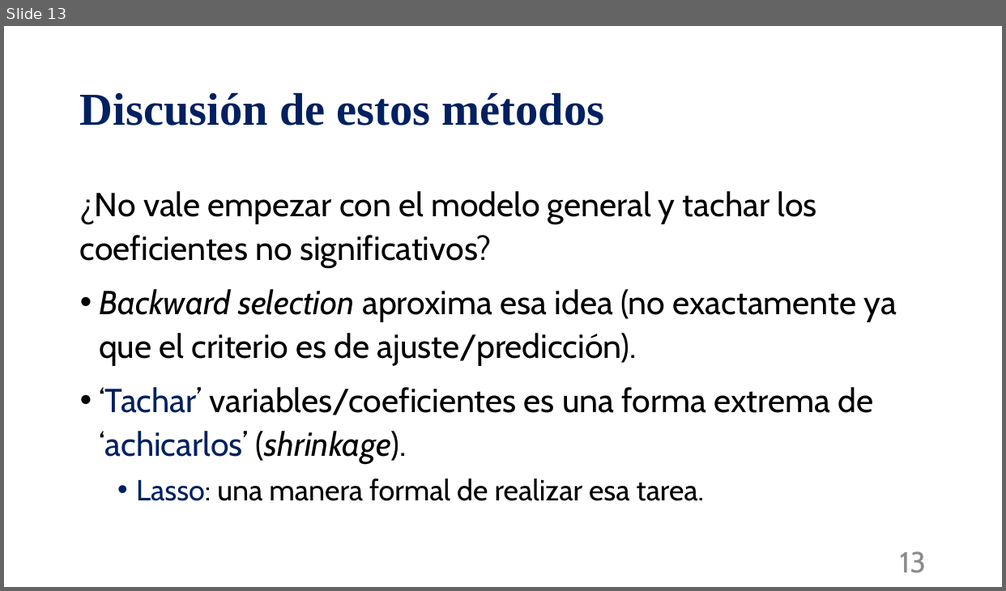
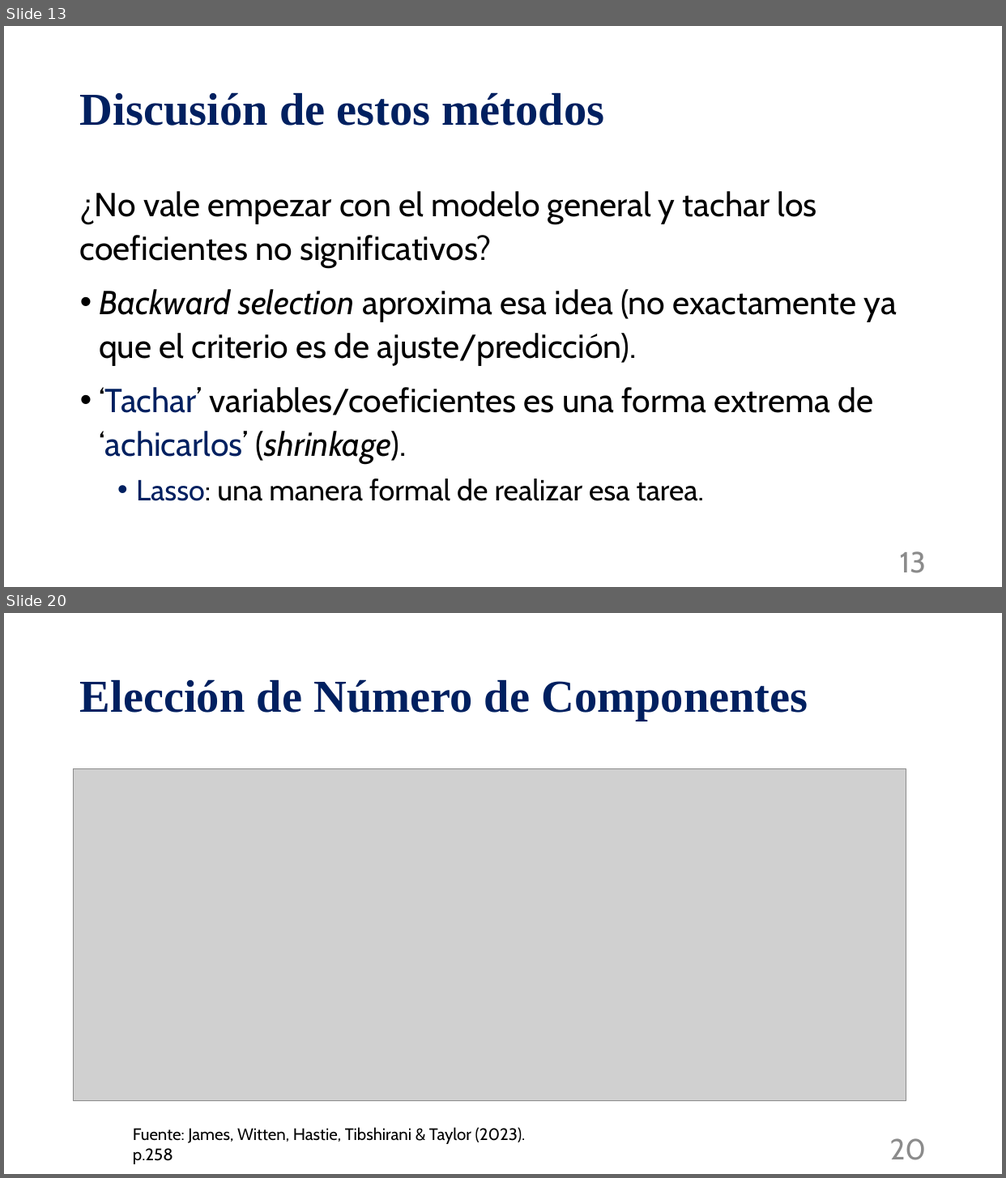
Before and after one commit to mnromero/BigData_UBA, a slide deck: Clase 09. Metodos de Regularizacion_Ridge_LASSO/C09_P2_seleccion_modelos_lineales.pptx. Shown one above the other, each under a label of ours: slide 13 before the commit, slides 13 and 20 after it; the slides between them are not shown. The pictures are 1006x591 and 1006x1178 pixels, drawn with LibreOffice and Linux fonts; fonts in the diff are those of the drawing; grey boxes stand for pictures. Boxes give left, top, right and bottom in pixels: in the first picture for what was removed or moved away, otherwise in the second. Text is boxed around its words. In the diff, an @@ line names an element or a change of style, - is before the commit and + after.

```diff
--- a/Clase 09. Metodos de Regularizacion_Ridge_LASSO/C09_P2_seleccion_modelos_lineales.pptx
+++ b/Clase 09. Metodos de Regularizacion_Ridge_LASSO/C09_P2_seleccion_modelos_lineales.pptx
@@ slide 20 added at <box>4,613,1002,1174</box>, background #FFFFFF @@
@@ title added at <box>80,679,808,721</box>, 44 pt, text #002060, bold @@
+Elección de Número de Componentes
@@ picture added at <box>73,769,906,1101</box> @@
@@ text added at <box>133,1127,526,1165</box>, 16 pt, text #000000 @@
+Fuente: James, Witten, Hastie, Tibshirani & Taylor (2023). p.258
@@ page number added at <box>890,1139,926,1161</box>, 28 pt, text #8C8C8C @@
+20
```
Also in this commit, not shown: 2 slides changed, 22 other slides added, 2 other files.
